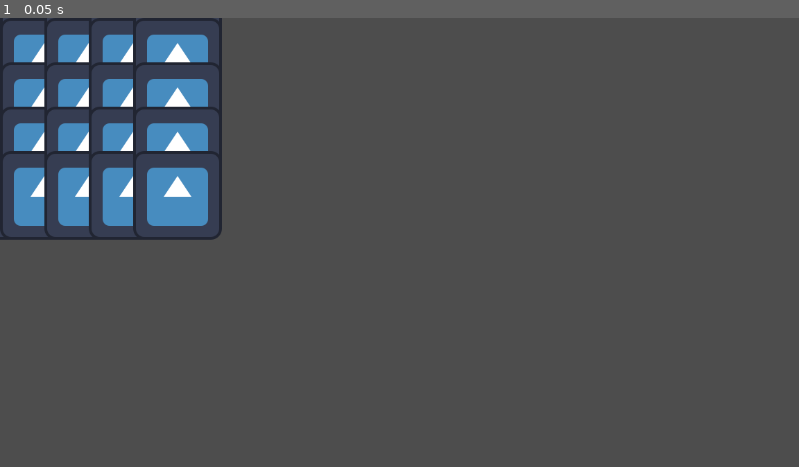
Above: before the commit, frame 1.
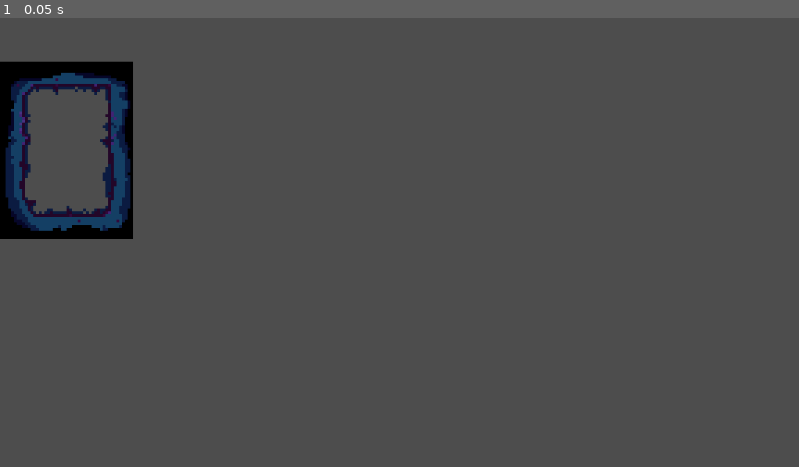
Above: after the commit, the same moment.

Repository: x8c8r/icojam2023
Game: Godot game, scene res://Scenes/InitScene.tscn
The game is run twice, just before and just after one commit, with the same random seed, the same clock (stepped at 60 frames per second) and the same inputs. The engine's default icon, where the game draws it, is replaced by a stand-in: a white triangle on a blue panel in a dark square.
Inputs:
- Up to frame 1 (0.05 s): no input

The runs differ from the first frame. In frame 1, 9.7% of the frame differs, in the area x 0-28%, y 0-50%.

Commit message:
grid

Diff:
--- a/Autoload/game_manager.gd
+++ b/Autoload/game_manager.gd
@@ -10,6 +10,3 @@
 func _on_timer_timeout():
 	turn_end()
 	pass
-
-func get_grid() -> Grid:
-	return get_tree().current_scene.get_node("Grid")
--- a/Objects/Player/player.gd
+++ b/Objects/Player/player.gd
@@ -8,11 +8,19 @@
 
 var current_state:player_state = player_state.IDLE
 
+func _ready():
+	move(Vector2(64, 0))
+
 func change_state(target_state:player_state) -> void:
 	current_state = target_state
 
 func get_current_state() -> player_state:
 	return current_state
 
-func _process(delta):
-	print(GameManager.get_grid().get_cell(Vector2(0, 0)))
+func move(increment:Vector2):
+	var tilemap:TileMap = get_tree().current_scene.get_node("Collision")
+	var pos_grid = tilemap.get_cell_tile_data(0, tilemap.local_to_map(position + increment))
+	if pos_grid:
+		print("cant fucking move you dumb shit idiot")
+	else:
+		print("can move :+1:")
--- a/Scenes/InitScene.tscn
+++ b/Scenes/InitScene.tscn
@@ -1,8 +1,64 @@
-[gd_scene load_steps=4 format=3 uid="uid://c7i2je550pg0r"]
+[gd_scene load_steps=6 format=3 uid="uid://c7i2je550pg0r"]
 
 [ext_resource type="Script" path="res://Systems/Inventory/inventory.gd" id="1_uwmls"]
 [ext_resource type="PackedScene" uid="uid://c0g5g5d5km30u" path="res://Objects/Player/player.tscn" id="2_pvvyv"]
-[ext_resource type="PackedScene" uid="uid://bj5d7j14cl726" path="res://Systems/Grid/Grid.tscn" id="3_erdx4"]
+[ext_resource type="Texture2D" uid="uid://bjqwolyrs4mcu" path="res://Sprites/basictilesetresize.png" id="3_sk0pw"]
+
+[sub_resource type="TileSetAtlasSource" id="TileSetAtlasSource_spaxg"]
+texture = ExtResource("3_sk0pw")
+texture_region_size = Vector2i(64, 64)
+0:0/0 = 0
+1:0/0 = 0
+2:0/0 = 0
+3:0/0 = 0
+4:0/0 = 0
+5:0/0 = 0
+6:0/0 = 0
+7:0/0 = 0
+0:1/0 = 0
+1:1/0 = 0
+2:1/0 = 0
+3:1/0 = 0
+4:1/0 = 0
+5:1/0 = 0
+6:1/0 = 0
+7:1/0 = 0
+0:2/0 = 0
+1:2/0 = 0
+2:2/0 = 0
+3:2/0 = 0
+4:2/0 = 0
+5:2/0 = 0
+6:2/0 = 0
+7:2/0 = 0
+0:3/0 = 0
+1:3/0 = 0
+2:3/0 = 0
+3:3/0 = 0
+4:3/0 = 0
+5:3/0 = 0
+6:3/0 = 0
+7:3/0 = 0
+0:4/0 = 0
+1:4/0 = 0
+2:4/0 = 0
+3:4/0 = 0
+4:4/0 = 0
+5:4/0 = 0
+6:4/0 = 0
+7:4/0 = 0
+0:5/0 = 0
+7:5/0 = 0
+6:5/0 = 0
+5:5/0 = 0
+4:5/0 = 0
+3:5/0 = 0
+2:5/0 = 0
+1:5/0 = 0
+
+[sub_resource type="TileSet" id="TileSet_dr5k7"]
+tile_size = Vector2i(64, 64)
+sources/0 = SubResource("TileSetAtlasSource_spaxg")
 
 [node name="InitScene" type="Node2D"]
 
@@ -11,4 +67,17 @@
 
 [node name="player" parent="." instance=ExtResource("2_pvvyv")]
 
-[node name="Grid" parent="." instance=ExtResource("3_erdx4")]
+[node name="Collision" type="TileMap" parent="."]
+position = Vector2(0, -1)
+tile_set = SubResource("TileSet_dr5k7")
+cell_quadrant_size = 64
+format = 2
+layer_0/name = "Collision"
+layer_0/tile_data = PackedInt32Array(262145, 65536, 5, 196609, 65536, 4, 131073, 65536, 3, 65537, 65536, 2, 65536, 0, 2, 131072, 0, 3, 196608, 0, 4, 262144, 0, 5, 262146, 131072, 5, 196610, 131072, 4, 131074, 131072, 3, 65538, 131072, 2)
+layer_1/name = "BG"
+layer_1/enabled = false
+layer_1/modulate = Color(1, 1, 1, 1)
+layer_1/y_sort_enabled = false
+layer_1/y_sort_origin = 0
+layer_1/z_index = 0
+layer_1/tile_data = PackedInt32Array()
--- a/Systems/Grid/Grid.gd
+++ /dev/null
@@ -1,30 +0,0 @@
-class_name Grid extends Node2D
-
-@export var grid_size:Vector2 = Vector2(5, 5)
-@export var grid_cell_size:Vector2 = Vector2(64, 64)
-
-const GRID_CELL = preload("res://Systems/Grid/GridCell.tscn")
-
-func _ready():
-	generate_grid()
-	pass
-
-func _process(delta):
-	pass
-
-func generate_grid() -> void:
-	for x in grid_size.x:
-		for y in grid_size.y:
-			var cell:GridCell = GRID_CELL.instantiate()
-			cell.pos = Vector2(x * grid_cell_size.x, y * grid_cell_size.y)
-			cell.position = cell.pos
-			cell.name = str(Vector2(x, y))
-			add_child(cell)
-
-func get_cell(pos:Vector2) -> GridCell:
-	var cell_name:String = str(pos)
-	print(get_node(cell_name))
-	if get_node(cell_name):
-		return get_node(cell_name)
-	else:
-		return null
--- a/Systems/Grid/Grid.tscn
+++ /dev/null
@@ -1,6 +0,0 @@
-[gd_scene load_steps=2 format=3 uid="uid://bj5d7j14cl726"]
-
-[ext_resource type="Script" path="res://Systems/Grid/Grid.gd" id="1_3aptc"]
-
-[node name="Grid" type="Node2D"]
-script = ExtResource("1_3aptc")
--- a/Systems/Grid/GridCell.gd
+++ /dev/null
@@ -1,4 +0,0 @@
-class_name GridCell extends Node2D
-
-@export var pos:Vector2 = Vector2(0, 0)
-@export var size:Vector2 = Vector2(64, 64)
--- a/Systems/Grid/GridCell.tscn
+++ /dev/null
@@ -1,10 +0,0 @@
-[gd_scene load_steps=3 format=3 uid="uid://pr7vm6geddta"]
-
-[ext_resource type="Script" path="res://Systems/Grid/GridCell.gd" id="1_a1w4u"]
-[ext_resource type="Texture2D" uid="uid://b3w8xfpwpr47e" path="res://icon.svg" id="2_n1tel"]
-
-[node name="GridCell" type="Node2D"]
-script = ExtResource("1_a1w4u")
-
-[node name="Sprite2D" type="Sprite2D" parent="."]
-texture = ExtResource("2_n1tel")
Binary file added: Sprites/basictilesetresize.png
Not shown, added: Sprites/basictilesetresize.png.import
Binary file added: Sprites/cave1tileset.png
Not shown, added: Sprites/cave1tileset.png.import
